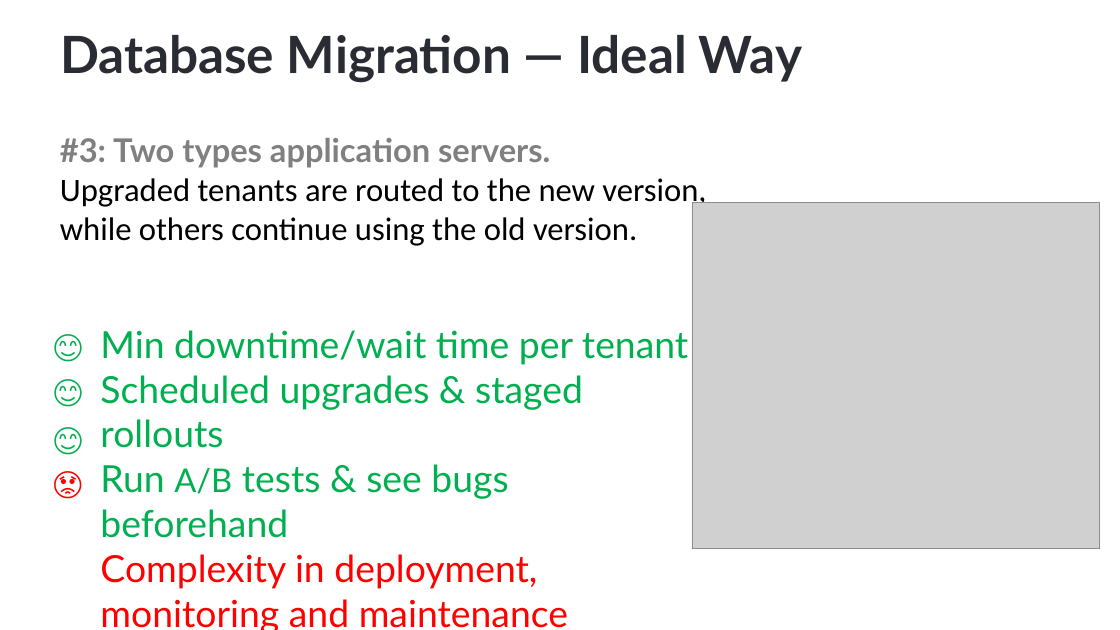
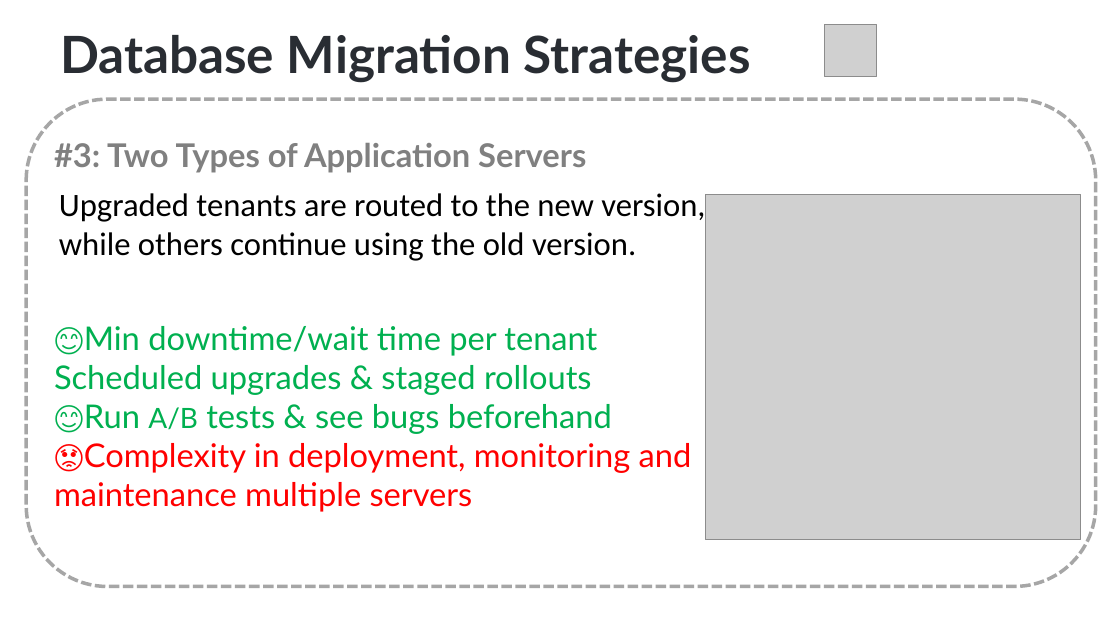
Before and after one commit to ebicoglu/presentations, a slide deck: slide 42 of multi-tenancy-wearedevelopers-2025_30mins.pptx. Drawn at 1120x630 pixels with LibreOffice and Linux fonts; fonts in the diff are those of the drawing; grey boxes stand for pictures; background and template pictures are left out. Boxes give left, top, right and bottom in pixels: in the first picture for what was removed or moved away, otherwise in the second. Text is boxed around its words. In the diff, an @@ line names an element or a change of style, - is before the commit and + after.

```diff
--- a/multi-tenancy-wearedevelopers-2025_30mins.pptx
+++ b/multi-tenancy-wearedevelopers-2025_30mins.pptx
@@ picture added at (825,24,877,76) @@
@@ title at (60,35,751,83): text changed @@
-Database Migration — Ideal Way
+Database Migration Strategies
@@ rounded rectangle added at (26,99,1096,586), outline #A6A6A6 3 pt dashed @@
@@ text added at (54,143,586,173), 28 pt, text #808080, bold @@
+#3: Two Types of Application Servers
@@ text at (60,138,550,168): paragraph removed @@
-#3: Two types application servers.
@@ text "Upgraded tenants are routed to ...": place and size @@
-text "Upgraded tenants are routed to ..." at (60,138,706,246)
+text "Upgraded tenants are routed to ..." at (59,193,705,261)
@@ picture: place and size @@
-picture at (692,202,1100,549)
+picture at (706,194,1081,540)
@@ text "😊Min downtime/wait time per tenant": place and size @@
-text "😊Min downtime/wait time per tenant" at (100,330,688,630)
+text "😊Min downtime/wait time per tenant" at (54,326,692,512)
@@ text removed at (45,321,97,369) @@
-😊
@@ text at (84,326,597,356): text changed; size 32 to 28 pt @@
-Min downtime/wait time per tenant
+😊Min downtime/wait time per tenant
@@ text removed at (45,365,97,413) @@
-😊
@@ text at (54,365,592,395): size 32 to 28 pt in "Scheduled upgrades & staged rollouts" @@
@@ text removed at (45,413,97,461) @@
-😊
@@ text at (54,404,692,512): text changed; size 32 to 28 pt @@
-Run A/B tests & see bugs beforehand
-Complexity in deployment, monitoring and maintenance multiple servers
+😊Run A/B tests & see bugs beforehand
+😡Complexity in deployment, monitoring and maintenance multiple servers
@@ text removed at (45,458,103,506) @@
-😡
```
Also in this commit, not shown: 14 other slides changed.
